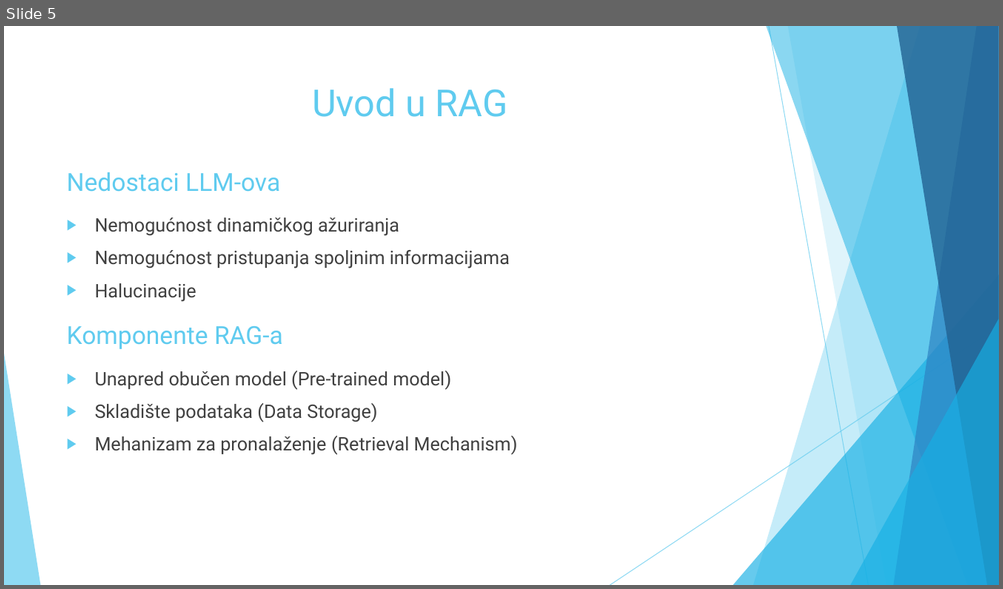
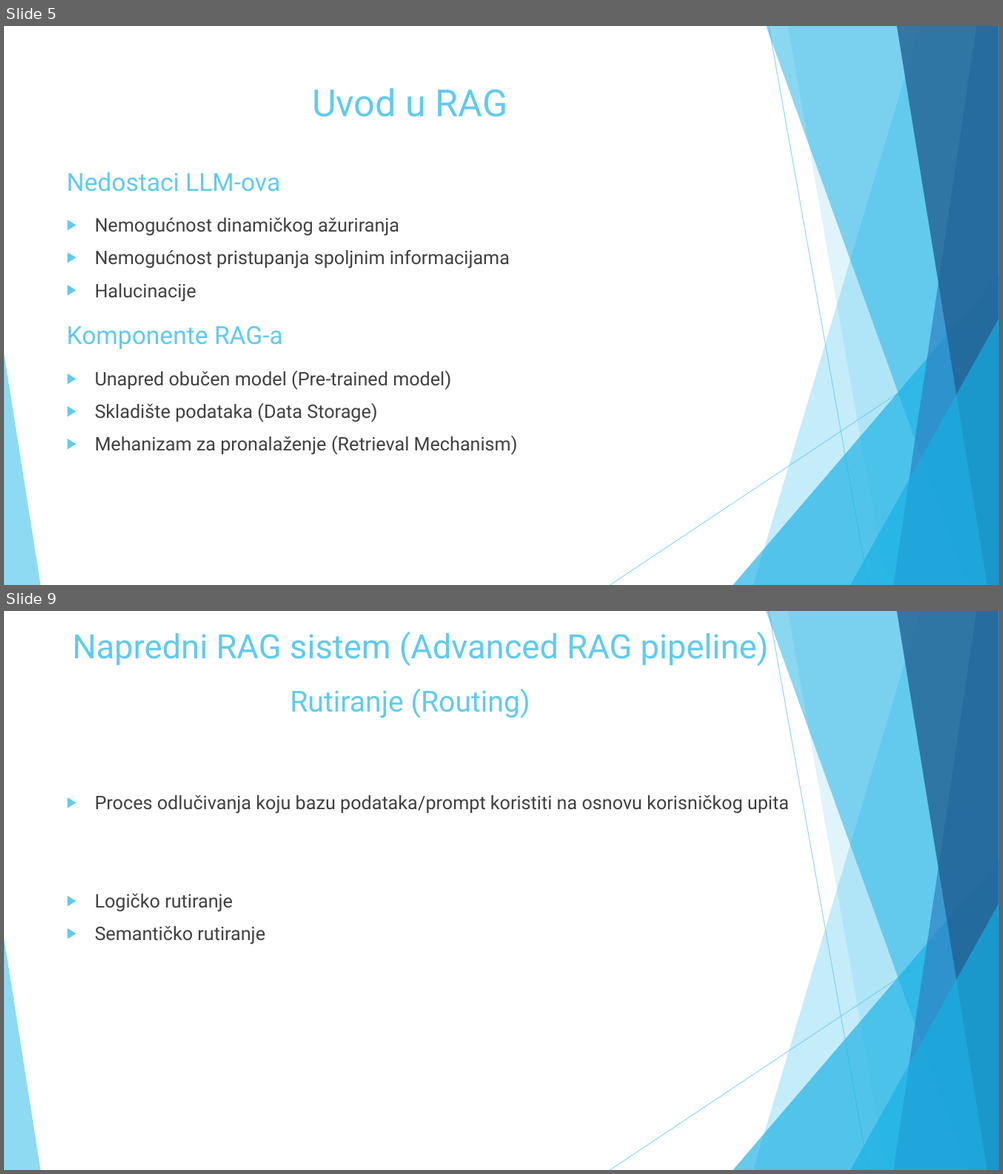
Before and after one commit to BoziCCCa/RAG-Thesis, a slide deck: Diplomski Prez.pptx. Shown one above the other, each under a label of ours: slide 5 before the commit, slides 5 and 9 after it; the slides between them are not shown. The pictures are 1003x589 and 1003x1174 pixels, drawn with LibreOffice and Linux fonts; fonts in the diff are those of the drawing. Boxes give left, top, right and bottom in pixels: in the first picture for what was removed or moved away, otherwise in the second. Text is boxed around its words. In the diff, an @@ line names an element or a change of style, - is before the commit and + after.

```diff
--- a/Diplomski Prez.pptx
+++ b/Diplomski Prez.pptx
@@ slide 9 added at <box>4,611,999,1170</box>, background #FFFFFF; not listed: 10 template elements that a slide beside it also shows @@
@@ text added at <box>72,632,768,666</box>, 32.4 pt, text #5FCBEF @@
+Napredni RAG sistem (Advanced RAG pipeline)
@@ title added at <box>290,689,530,718</box>, 28 pt, text #5FCBEF @@
+Rutiranje (Routing)
@@ text added at <box>95,795,788,945</box>, 18 pt, text #404040 @@
+▶ Proces odlučivanja koju bazu podataka/prompt koristiti na osnovu korisničkog upita
+▶ Logičko rutiranje
+▶ Semantičko rutiranje
```
Also in this commit, not shown: 1 slide changed, 3 other slides added, 5 other files.
